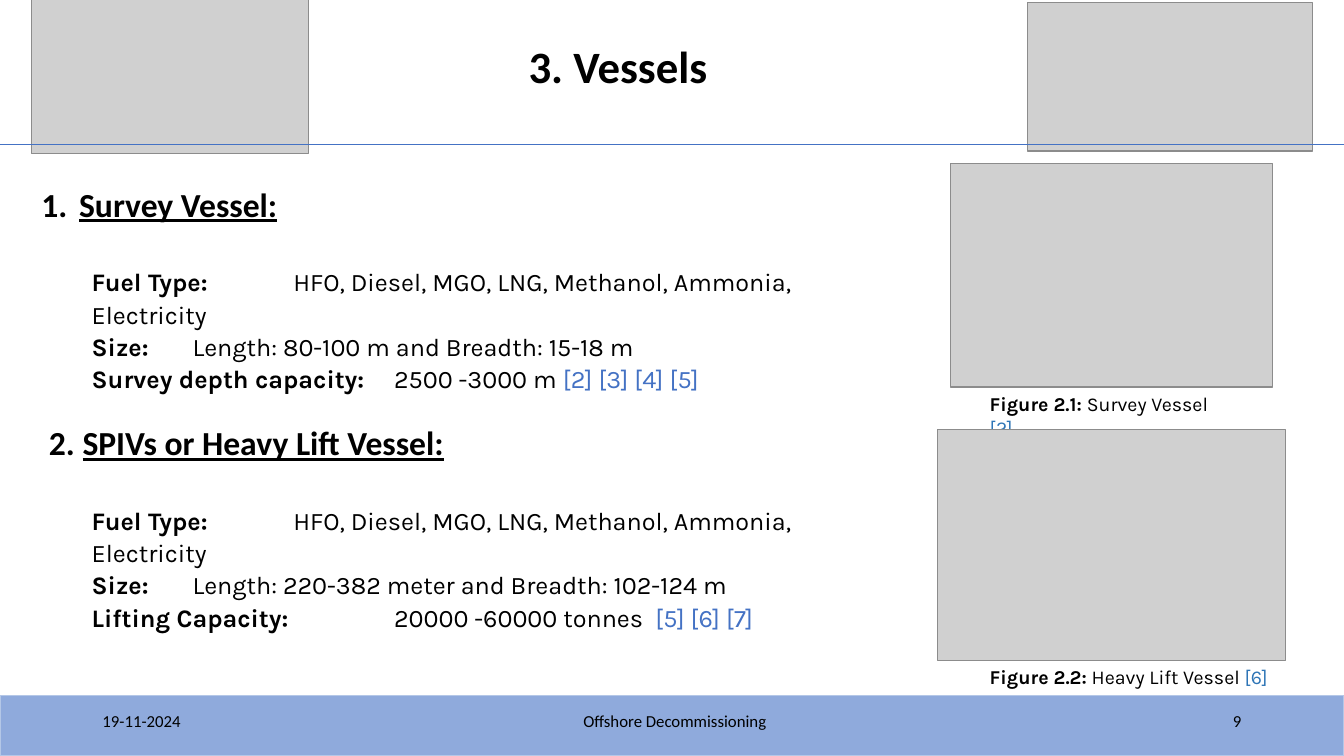
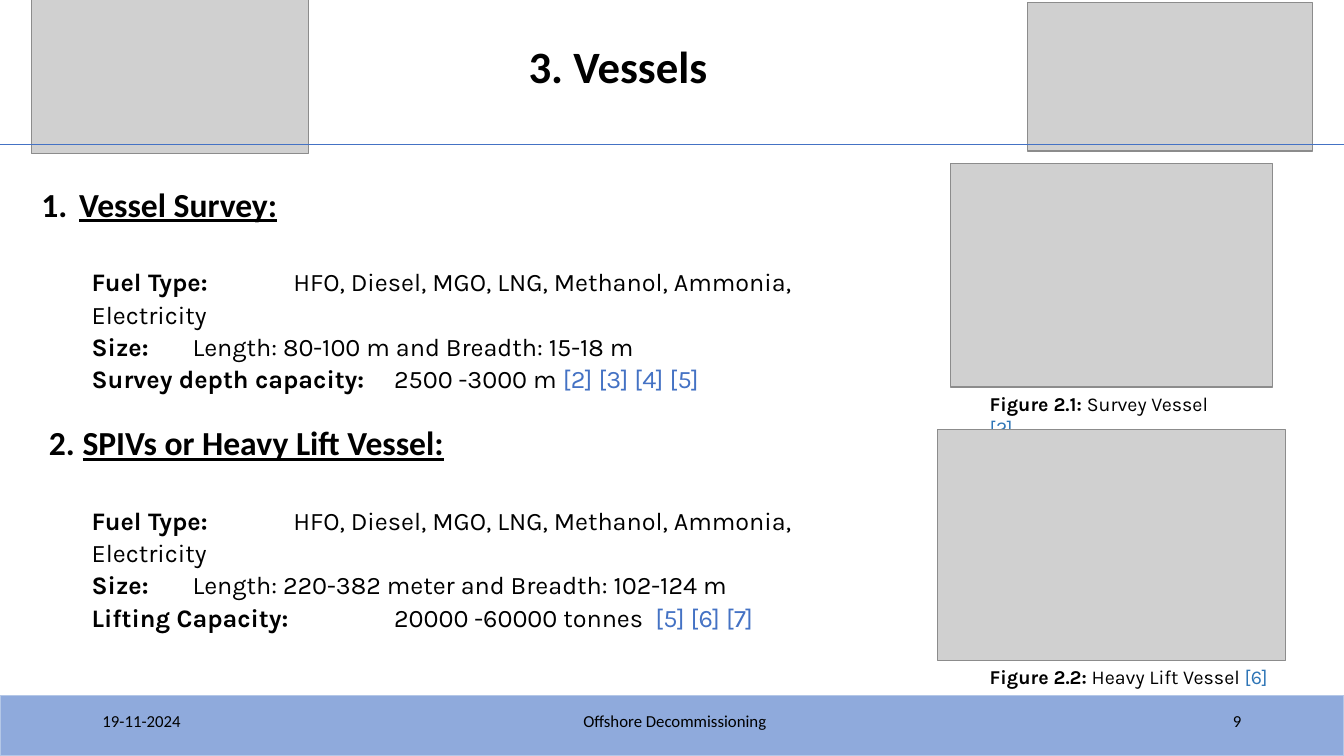
Before and after one commit to KSoni1505/Fraunhofer_IWES_Interview_Task_Offshore-Decommissioning, a slide deck: slide 9 of IWES/IWES_Task.pptx. Drawn at 1344x756 pixels with LibreOffice and Linux fonts; fonts in the diff are those of the drawing; grey boxes stand for pictures. Boxes give left, top, right and bottom in pixels: in the first picture for what was removed or moved away, otherwise in the second. Text is boxed around its words. In the diff, an @@ line names an element or a change of style, - is before the commit and + after.

```diff
--- a/IWES/IWES_Task.pptx
+++ b/IWES/IWES_Task.pptx
@@ text at box(79, 193, 277, 223): text changed @@
-1. Survey Vessel:
+1. Vessel Survey:
```
Also in this commit, not shown: 4 other slides changed.
